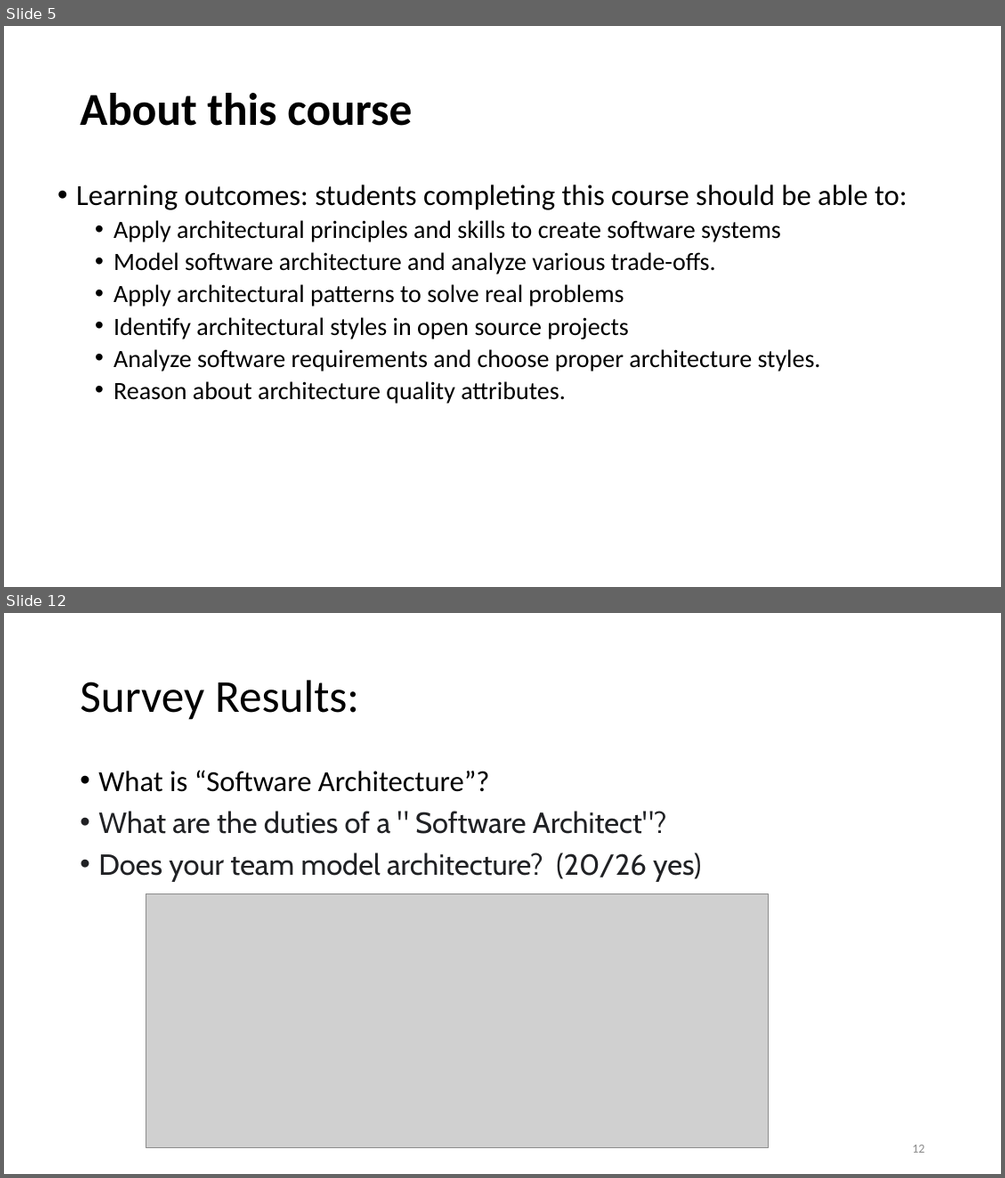
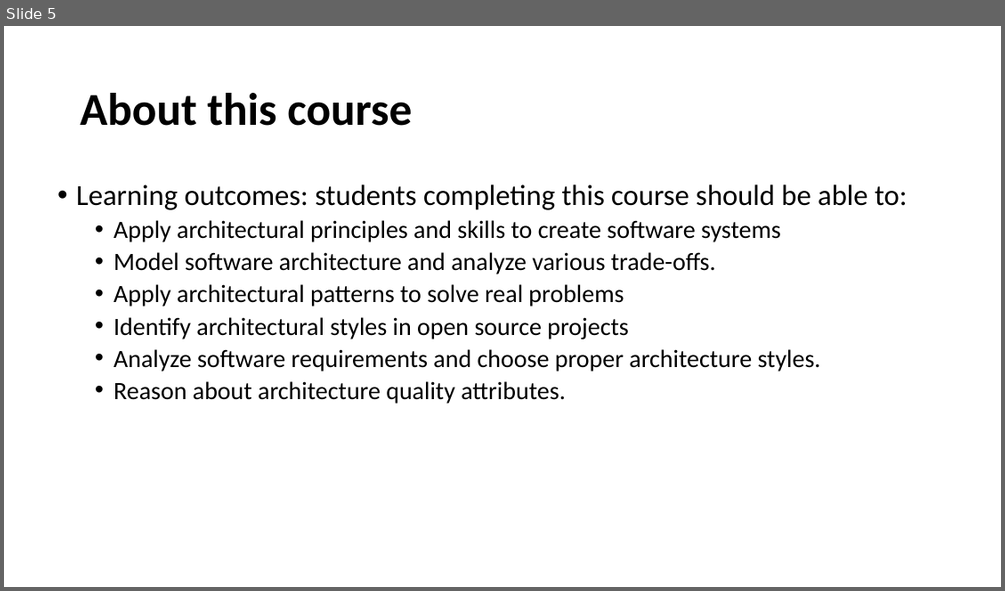
Before and after one commit to ArchitectingSoftware/SE577-SoftwareArchitecture, a slide deck: lectures/Week 1 - Course Overview.pptx. Shown one above the other, each under a label of ours: slides 5 and 12 before the commit, slide 5 after it; the slides between them are not shown. The pictures are 1005x1178 and 1005x591 pixels, drawn with LibreOffice and Linux fonts; fonts in the diff are those of the drawing; grey boxes stand for pictures. Boxes give left, top, right and bottom in pixels: in the first picture for what was removed or moved away, otherwise in the second. Text is boxed around its words. In the diff, an @@ line names an element or a change of style, - is before the commit and + after.

```diff
--- a/lectures/Week 1 - Course Overview.pptx
+++ b/lectures/Week 1 - Course Overview.pptx
@@ slide 12 removed at (4, 613, 1001, 1174), background #FFFFFF @@
@@ title removed at (80, 680, 359, 720) @@
-Survey Results:
@@ text removed at (98, 770, 701, 882) @@
-• What is “Software Architecture”?
-• What are the duties of a " Software Architect"?
-• Does your team model architecture? (20/26 yes)
@@ picture removed at (146, 894, 768, 1149) @@
@@ page number removed at (912, 1144, 924, 1152) @@
-12
```
Also in this commit, not shown: 5 slides changed, 2 slides added, 27 other slides removed, 1 other file.
